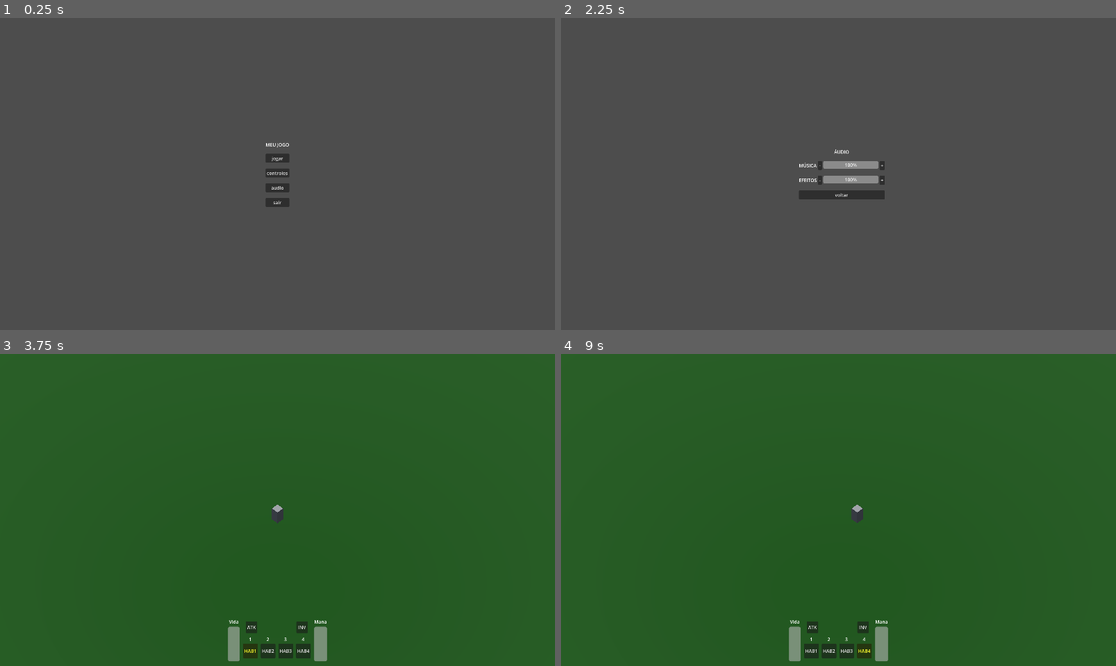
Above: before the commit, frames 1-4 (two rows, left to right).
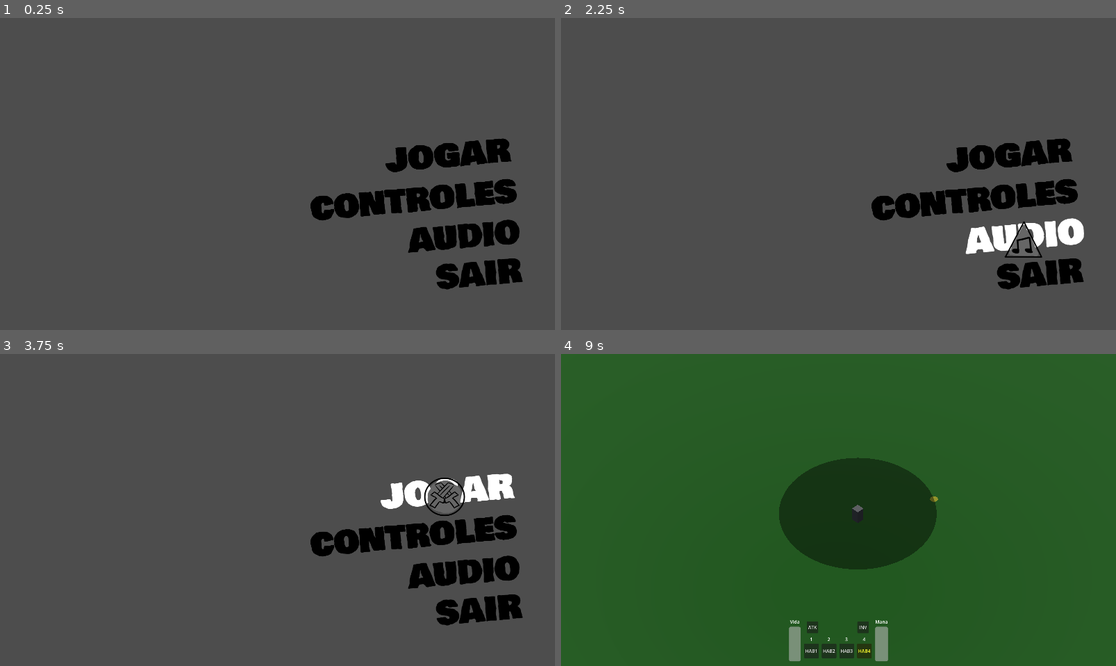
Above: after the commit, the same moments.

Repository: LuizHenriqueFreitas/FelpoJam-2026-1
Game: Godot game, scene res://menus/mainmenu.tscn
Two runs of this game, one before a commit and one after it. Both use one fixed random seed, a clock stepped at 60 frames per second and the inputs below. This scene is started directly instead of the project's main scene.
Inputs (mouse positions are in pixels of both pictures, inside the frame that each line leads up to; where the layout moved, square brackets give the same spot in the first picture):
- Up to frame 1 (0.25 s): no input
- Up to frame 2 (2.25 s): click (977, 198) [838, 174] at 0.5 s; click "voltar" at 1.25 s; click (1027, 236) [838, 186] at 2 s
- Up to frame 3 (3.75 s): click "voltar" at 2.75 s; click (449, 491) [277, 494] at 3.5 s
- Up to frame 4 (9 s): click (810, 628) at 4.25 s, where only the run after the commit has a clickable "ATK"; click (860, 628) at 5 s, where only the run after the commit has a clickable "INV"; click (810, 650) at 5.75 s, where only the run after the commit has a clickable "HAB1"; click (827, 650) at 6.5 s, where only the run after the commit has a clickable "HAB2"; click (844, 650) at 7.25 s, where only the run after the commit has a clickable "HAB3"; click (866, 650) at 8 s, where only the run after the commit has a clickable "HAB4"; tap Enter at 8.75 s; move the mouse to (960, 494) at 8.77 s; hold D (walk_right) from 8.78 s (still down); right-click (960, 494) at 8.85 s; click (960, 494) at 8.92 s

The runs differ from the first frame. In frame 1, 6.2% of the frame differs, in the area x 47-95%, y 38-88%; in frame 2, 7.1%; in frame 3, 100%, in the area x 0-100%, y 0-100%; in frame 4, 8.0%.

Commit message:
Vsync, movimentação e menus
Melhora nos menus, movimentação do personagem e vsync

Diff:
--- a/game/avelino-inkmancer-3D/game/camera_3d.gd
+++ b/game/avelino-inkmancer-3D/game/camera_3d.gd
@@ -4,10 +4,19 @@
 
 var offset: Vector3
 
+# Ajuste pro personagem não ficar dando pixel jumping
+@export var pixel_size: float = 0.01
+
 func _ready() -> void:
 	# Guarda a distância inicial entre câmera e player
 	offset = global_position - player.global_position
 
-func _process(delta: float) -> void:
+func _physics_process(delta: float) -> void:
 	var target_position = player.global_position + offset
-	global_position = global_position.lerp(target_position, 5.0 * delta)
+	var smooth_pos = global_position.lerp(target_position, 1.0 - exp(-5.0 * delta))
+
+	global_position = Vector3(
+		snapped(smooth_pos.x, pixel_size),
+		snapped(smooth_pos.y, pixel_size),
+		snapped(smooth_pos.z, pixel_size)
+	)
--- a/game/avelino-inkmancer-3D/game/game.gd
+++ b/game/avelino-inkmancer-3D/game/game.gd
@@ -1,15 +1,6 @@
 extends Node3D
 
 @onready var hud = $HUD
-
-# Called when the node enters the scene tree for the first time.
-func _ready() -> void:
-	pass # Replace with function body.
-
-
-# Called every frame. 'delta' is the elapsed time since the previous frame.
-func _process(_delta: float) -> void:
-	pass
 
 const PAUSE_MENU = preload("res://menus/pausemenu.tscn")
 var pause_menu_aberto := false
--- a/game/avelino-inkmancer-3D/game/game.tscn
+++ b/game/avelino-inkmancer-3D/game/game.tscn
@@ -6,6 +6,79 @@
 [ext_resource type="PackedScene" uid="uid://ccwtc3kto5acf" path="res://chunks/spawn_chunk.tscn" id="3_dakft"]
 [ext_resource type="Script" uid="uid://dix7o7ep5011h" path="res://game/chunk_manager.gd" id="4_u5opy"]
 [ext_resource type="PackedScene" uid="uid://kfgiwaxork6a" path="res://menus/hud.tscn" id="6_dakft"]
+[ext_resource type="Script" uid="uid://xk4elh7o4jwn" path="res://SummonSystem.gd" id="7_u5opy"]
+
+[sub_resource type="Shader" id="Shader_dakft"]
+code = "shader_type canvas_item;
+
+// Tamanho do \"pixel\" — aumente para pixelizar mais (recomendado: 3 a 6)
+uniform int pixel_size : hint_range(1, 16) = 4;
+
+// Redução de cores (posterização) — simula paleta limitada estilo Diablo 1
+// 0 = desativado, valores entre 4 e 16 dão o efeito retrô
+uniform int color_levels : hint_range(0, 32) = 8;
+
+// Intensidade do dithering estilo ordered (pontilhado retrô)
+uniform float dither_strength : hint_range(0.0, 1.0) = 0.15;
+
+// Leve vinheta nas bordas para dar aquela atmosfera sombria do Diablo
+uniform float vignette_strength : hint_range(0.0, 1.0) = 0.4;
+
+// Matriz de dithering Bayer 4x4
+float bayer4x4(vec2 pos) {
+	int x = int(mod(pos.x, 4.0));
+	int y = int(mod(pos.y, 4.0));
+
+	int matrix[16] = int[16](
+		 0,  8,  2, 10,
+		12,  4, 14,  6,
+		 3, 11,  1,  9,
+		15,  7, 13,  5
+	);
+
+	return float(matrix[y * 4 + x]) / 16.0 - 0.5;
+}
+
+void fragment() {
+	vec2 tex_size = vec2(textureSize(TEXTURE, 0));
+
+	// ── Pixelização ──────────────────────────────────────────────────────────
+	float ps = float(pixel_size);
+	vec2 pixelated_uv = floor(UV * tex_size / ps) * ps / tex_size;
+	vec4 color = texture(TEXTURE, pixelated_uv);
+
+	// ── Dithering (pontilhado retrô) ─────────────────────────────────────────
+	if (dither_strength > 0.0) {
+		vec2 screen_pos = pixelated_uv * tex_size / ps;
+		float dither = bayer4x4(screen_pos) * dither_strength;
+		color.rgb += vec3(dither);
+	}
+
+	// ── Posterização (paleta limitada) ───────────────────────────────────────
+	if (color_levels > 0) {
+		float levels = float(color_levels);
+		color.rgb = floor(color.rgb * levels + 0.5) / levels;
+	}
+
+	// ── Vinheta escura nas bordas ────────────────────────────────────────────
+	if (vignette_strength > 0.0) {
+		vec2 center = UV - 0.5;
+		float vignette = 1.0 - dot(center, center) * 2.5;
+		vignette = clamp(vignette, 0.0, 1.0);
+		vignette = mix(1.0, vignette, vignette_strength);
+		color.rgb *= vignette;
+	}
+
+	COLOR = color;
+}
+"
+
+[sub_resource type="ShaderMaterial" id="ShaderMaterial_y36n6"]
+shader = SubResource("Shader_dakft")
+shader_parameter/pixel_size = 3
+shader_parameter/color_levels = 7
+shader_parameter/dither_strength = 0.2930000139175
+shader_parameter/vignette_strength = 0.4
 
 [sub_resource type="ProceduralSkyMaterial" id="ProceduralSkyMaterial_e2o6t"]
 
@@ -20,6 +93,23 @@
 transform = Transform3D(1, 0, 0, 0, 1, 0, 0, 0, 1, 0, 1.1920929e-07, 0)
 script = ExtResource("1_dxrkv")
 
+[node name="HUD" parent="." unique_id=758513456 instance=ExtResource("6_dakft")]
+
+[node name="SubViewportContainer" type="SubViewportContainer" parent="." unique_id=1967377695]
+visible = false
+material = SubResource("ShaderMaterial_y36n6")
+anchors_preset = 15
+anchor_right = 1.0
+anchor_bottom = 1.0
+grow_horizontal = 2
+grow_vertical = 2
+
+[node name="SubViewport" type="SubViewport" parent="SubViewportContainer" unique_id=1089947233]
+handle_input_locally = false
+size = Vector2i(1920, 1080)
+size_2d_override_stretch = true
+render_target_update_mode = 0
+
 [node name="Player" parent="." unique_id=1351006858 instance=ExtResource("1_4fuuu")]
 transform = Transform3D(1, 0, 0, 0, 1, 0, 0, 0, 1, 0, 1.4746869, 0)
 
@@ -30,7 +120,7 @@
 script = ExtResource("2_dxrkv")
 
 [node name="DirectionalLight3D" type="DirectionalLight3D" parent="." unique_id=1801254928]
-transform = Transform3D(0.03235538, 0.96888196, 0.2453995, 0.12664886, -0.24752331, 0.9605688, 0.9914198, 0, -0.1307165, -59.297314, 17.622591, 0)
+transform = Transform3D(0.03235538, 0.96888196, 0.24539952, 0.12664886, -0.24752331, 0.9605688, 0.9914198, 0, -0.13071652, -59.297314, 17.622591, 0)
 
 [node name="WorldEnvironment" type="WorldEnvironment" parent="." unique_id=2116462058]
 environment = SubResource("Environment_fc0e3")
@@ -40,4 +130,7 @@
 [node name="ChunkManager" type="Node3D" parent="." unique_id=1219678097]
 script = ExtResource("4_u5opy")
 
-[node name="HUD" parent="." unique_id=758513456 instance=ExtResource("6_dakft")]
+[node name="SummonSystem" type="Node3D" parent="." unique_id=1355144389 node_paths=PackedStringArray("player", "camera")]
+script = ExtResource("7_u5opy")
+player = NodePath("../Player")
+camera = NodePath("../Camera3D")
--- a/game/avelino-inkmancer-3D/menus/controlsmenu.gd
+++ b/game/avelino-inkmancer-3D/menus/controlsmenu.gd
@@ -7,7 +7,7 @@
 	"walk_back":    "Mover Trás",
 	"atack":        "Atacar",
 	"summon":       "Invocar",
-	# adicione mais ações conforme seu jogo
+	# Adiciona mais ações aqui se precisar
 }
 
 @onready var grid = $VBoxContainer/GridControles
--- a/game/avelino-inkmancer-3D/menus/hud.gd
+++ b/game/avelino-inkmancer-3D/menus/hud.gd
@@ -2,6 +2,7 @@
 
 @onready var barra_vida    = $HUDRoot/HUDContainer/VidaSection/BarraVida
 @onready var barra_mana    = $HUDRoot/HUDContainer/ManaSection/BarraMana
+@onready var summon_system = get_node_or_null("res://SummonSystem.gd")
 
 @onready var btn_habilidade = [
 	$HUDRoot/HUDContainer/CentroSection/Habilidades/VBoxContainer/Hab1,
@@ -69,6 +70,8 @@
 		btn_habilidade[i].modulate = Color(1, 1, 1, 1)
 	habilidade_selecionada = idx
 	btn_habilidade[idx].modulate = Color(1.5, 1.2, 0.2, 1)
+	if summon_system:
+		summon_system.set_habilidade(idx)
 
 
 # Input por teclado e mouse
@@ -81,15 +84,9 @@
 			KEY_4: _selecionar_habilidade(3)
 
 	if event is InputEventMouseButton and event.pressed:
-		if event.button_index == MOUSE_BUTTON_RIGHT:
-			_on_invocacao()
-		elif event.button_index == MOUSE_BUTTON_LEFT:
-			# Só ataca se o mouse não estiver sobre nenhum elemento da HUD
+		if event.button_index == MOUSE_BUTTON_LEFT:
 			if not _mouse_sobre_hud():
 				_on_ataque()
-
-
-# ─── Ações ───────────────────────────────────────────────────────────────────
 
 func _on_ataque():
 	print("Ataque executado!")
@@ -97,6 +94,7 @@
 func _on_invocacao():
 	print("Invocando habilidade: ", habilidade_selecionada + 1)
 
+# Pra não conseguir atacar clicando nos botões do HUD
 func _mouse_sobre_hud():
 	var mouse_pos = get_viewport().get_mouse_position()
 	var hud_root = $HUDRoot
--- a/game/avelino-inkmancer-3D/menus/mainmenu.gd
+++ b/game/avelino-inkmancer-3D/menus/mainmenu.gd
@@ -1,25 +1,75 @@
 extends Control
 
-@onready var btn_jogar = $VBoxContainer/BtnJogar
-@onready var btn_controles = $VBoxContainer/BtnControles
-@onready var btn_audio = $VBoxContainer/BtnAudio
-@onready var btn_sair = $VBoxContainer/BtnSair
+# Velocidade e escala da animação do menu
+const ESCALA_HOVER: float = 1.08
+const VELOCIDADE: float = 8.0
+
+var botoes: Array
+var escalas_alvo: Dictionary
+
+const IMAGENS = {
+	"BtnJogar":    "res://texturacarimbos/carimbo-jogar.png",
+	"BtnControles":"res://texturacarimbos/carimbo-controles.png",
+	"BtnAudio":    "res://texturacarimbos/carimbo-audio.png",
+	"BtnSair":     "res://texturacarimbos/carimbo-sair.png",
+}
+
+var carimbos_ativos: Array = []
 
 
 func _ready():
-	btn_jogar.pressed.connect(_on_jogar_pressed)
-	btn_controles.pressed.connect(_on_controles_pressed)
-	btn_audio.pressed.connect(_on_audio_pressed)
-	btn_sair.pressed.connect(_on_sair_pressed)
+	botoes = [$BtnJogar, $BtnControles, $BtnAudio, $BtnSair]
 
-func _on_jogar_pressed() -> void:
+	for btn in botoes:
+		escalas_alvo[btn] = 1.0
+		btn.pivot_offset = btn.size / 2  # pivô no centro do botão
+		btn.mouse_entered.connect(func(): escalas_alvo[btn] = ESCALA_HOVER)
+		btn.mouse_exited.connect(func(): escalas_alvo[btn] = 1.0)
+
+
+func _process(delta):
+	for btn in botoes:
+		var alvo = Vector2(escalas_alvo[btn], escalas_alvo[btn])
+		btn.scale = btn.scale.lerp(alvo, VELOCIDADE * delta)
+
+
+func _mostrar_carimbo(btn: Control, nome: String):
+	var carimbo = TextureRect.new()
+	carimbo.texture = load(IMAGENS[nome])
+	carimbo.expand_mode = TextureRect.EXPAND_IGNORE_SIZE  # ← adicione isso
+	carimbo.stretch_mode = TextureRect.STRETCH_KEEP_ASPECT_CENTERED  # ← e isso
+	carimbo.custom_minimum_size = Vector2(150, 150)  # ← use custom_minimum_size
+	carimbo.size = Vector2(32, 32)
+	carimbo.pivot_offset = carimbo.size / 2
+
+	var pos_mouse = btn.get_local_mouse_position()
+	carimbo.position = btn.global_position + pos_mouse - carimbo.size / 2
+
+	get_tree().current_scene.add_child(carimbo)
+
+	var tween = create_tween()
+	tween.tween_property(carimbo, "scale", Vector2(1.2, 1.2), 0.05)
+	tween.tween_property(carimbo, "scale", Vector2(1.0, 1.0), 0.05)
+	tween.tween_interval(0.3)
+	tween.tween_property(carimbo, "modulate:a", 0.0, 0.2)
+	tween.tween_callback(carimbo.queue_free)
+
+func _on_btn_jogar_pressed() -> void:
+	_mostrar_carimbo($BtnJogar, "BtnJogar")
+	await get_tree().create_timer(0.4).timeout  # faz o jogo esperar o carimbo aparecer antes de iniciar/trocar de cena
 	get_tree().change_scene_to_file("res://game/game.tscn")
 
-func _on_controles_pressed() -> void:
+func _on_btn_controles_pressed() -> void:
+	_mostrar_carimbo($BtnControles, "BtnControles")
+	await get_tree().create_timer(0.4).timeout
 	get_tree().change_scene_to_file("res://menus/controlsmenu.tscn")
 
-func _on_audio_pressed() -> void:
+func _on_btn_audio_pressed() -> void:
+	_mostrar_carimbo($BtnAudio, "BtnAudio")
+	await get_tree().create_timer(0.4).timeout
 	get_tree().change_scene_to_file("res://menus/audiomenu.tscn")
 
-func _on_sair_pressed() -> void:
+func _on_btn_sair_pressed() -> void:
+	_mostrar_carimbo($BtnSair, "BtnSair")
+	await get_tree().create_timer(0.4).timeout
 	get_tree().quit()
--- a/game/avelino-inkmancer-3D/menus/mainmenu.tscn
+++ b/game/avelino-inkmancer-3D/menus/mainmenu.tscn
@@ -1,8 +1,16 @@
-[gd_scene format=3 uid="uid://de0xu4lyu04eo"]
+[gd_scene format=3 uid="uid://cbdo35joupfnb"]
 
-[ext_resource type="Script" uid="uid://crmtw74nyj6ms" path="res://menus/mainmenu.gd" id="1_2ydd5"]
+[ext_resource type="Script" uid="uid://bcqe8ha8lch1s" path="res://menus/mainmenu.gd" id="1_2ydd5"]
+[ext_resource type="Texture2D" uid="uid://dika117rp476w" path="res://texturabotoes/jogar-preto.png" id="2_1pjrb"]
+[ext_resource type="Texture2D" uid="uid://wu41ncxpviyd" path="res://texturabotoes/jogar-branco.png" id="3_7gycx"]
+[ext_resource type="Texture2D" uid="uid://bdskycn8veffa" path="res://texturabotoes/controles-preto.png" id="4_070k2"]
+[ext_resource type="Texture2D" uid="uid://c5y8bei1h7y3m" path="res://texturabotoes/controels-branco.png" id="5_noxst"]
+[ext_resource type="Texture2D" uid="uid://c3ddv0s3kcies" path="res://texturabotoes/audio-preto.png" id="6_gkrlc"]
+[ext_resource type="Texture2D" uid="uid://5lhu1qrncces" path="res://texturabotoes/audio-branco.png" id="7_qsejf"]
+[ext_resource type="Texture2D" uid="uid://1qdqp63r8mcj" path="res://texturabotoes/sair-preto.png" id="8_36xnw"]
+[ext_resource type="Texture2D" uid="uid://finh3jyan3t8" path="res://texturabotoes/sair-vermelho.png" id="9_t1j7i"]
 
-[node name="mainmenu" type="Control" unique_id=144998336]
+[node name="menu" type="Control" unique_id=1648596554]
 layout_mode = 3
 anchors_preset = 15
 anchor_right = 1.0
@@ -11,40 +19,59 @@
 grow_vertical = 2
 script = ExtResource("1_2ydd5")
 
-[node name="VBoxContainer" type="VBoxContainer" parent="." unique_id=267774404]
-layout_mode = 1
-anchors_preset = 8
-anchor_left = 0.5
-anchor_top = 0.5
-anchor_right = 0.5
-anchor_bottom = 0.5
-offset_left = -41.0
-offset_top = -81.5
-offset_right = 41.0
-offset_bottom = 81.5
-grow_horizontal = 2
-grow_vertical = 2
-theme_override_constants/separation = 20
+[node name="BtnJogar" type="TextureButton" parent="." unique_id=853706611]
+layout_mode = 0
+offset_left = 1326.0
+offset_top = 429.18814
+offset_right = 1770.8713
+offset_bottom = 523.1882
+rotation = -0.0882031
+texture_normal = ExtResource("2_1pjrb")
+texture_pressed = ExtResource("3_7gycx")
+texture_hover = ExtResource("3_7gycx")
+ignore_texture_size = true
+stretch_mode = 0
 
-[node name="Jogo" type="Label" parent="VBoxContainer" unique_id=1322212248]
-layout_mode = 2
-text = "MEU JOGO"
-horizontal_alignment = 1
+[node name="BtnControles" type="TextureButton" parent="." unique_id=1629145105]
+layout_mode = 0
+offset_left = 1070.0
+offset_top = 583.0
+offset_right = 1793.1818
+offset_bottom = 678.0
+rotation = -0.08935235
+texture_normal = ExtResource("4_070k2")
+texture_pressed = ExtResource("5_noxst")
+texture_hover = ExtResource("5_noxst")
+ignore_texture_size = true
+stretch_mode = 0
 
-[node name="BtnJogar" type="Button" parent="VBoxContainer" unique_id=1197772812]
-layout_mode = 2
-text = "jogar"
+[node name="BtnAudio" type="TextureButton" parent="." unique_id=66944462]
+layout_mode = 0
+offset_left = 1406.0
+offset_top = 706.18823
+offset_right = 1803.1387
+offset_bottom = 800.18823
+rotation = -0.086087786
+texture_normal = ExtResource("6_gkrlc")
+texture_pressed = ExtResource("7_qsejf")
+texture_hover = ExtResource("7_qsejf")
+ignore_texture_size = true
+stretch_mode = 0
 
-[node name="BtnControles" type="Button" parent="VBoxContainer" unique_id=1128718354]
-layout_mode = 2
-text = "controles"
+[node name="BtnSair" type="TextureButton" parent="." unique_id=2122151332]
+layout_mode = 0
+offset_left = 1506.0
+offset_top = 835.1882
+offset_right = 1806.6086
+offset_bottom = 932.1882
+rotation = -0.08551744
+texture_normal = ExtResource("8_36xnw")
+texture_pressed = ExtResource("9_t1j7i")
+texture_hover = ExtResource("9_t1j7i")
+ignore_texture_size = true
+stretch_mode = 0
 
-[node name="BtnAudio" type="Button" parent="VBoxContainer" unique_id=1841305381]
-layout_mode = 2
-text = "audio"
-
-[node name="BtnSair" type="Button" parent="VBoxContainer" unique_id=598370246]
-layout_mode = 2
-text = "sair"
-
-[connection signal="pressed" from="VBoxContainer/BtnJogar" to="." method="_on_btn_jogar_pressed"]
+[connection signal="pressed" from="BtnJogar" to="." method="_on_btn_jogar_pressed"]
+[connection signal="pressed" from="BtnControles" to="." method="_on_btn_controles_pressed"]
+[connection signal="pressed" from="BtnAudio" to="." method="_on_btn_audio_pressed"]
+[connection signal="pressed" from="BtnSair" to="." method="_on_btn_sair_pressed"]
Not shown, changed: game/avelino-inkmancer-3D/menus/mainmenu.gd.uid
